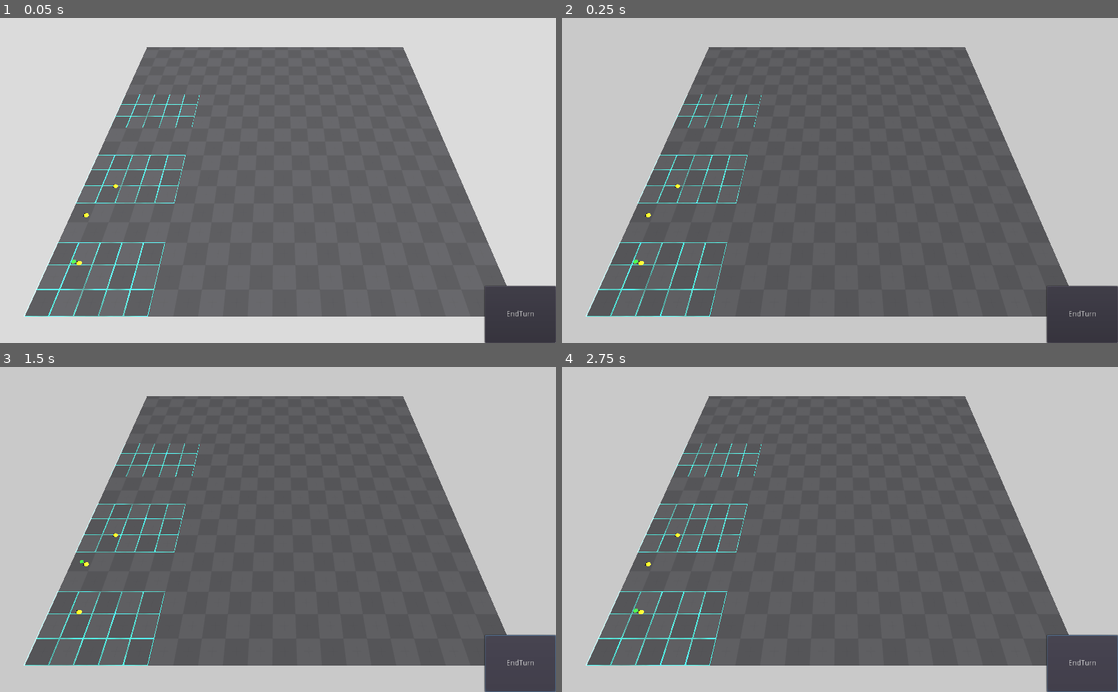
Above: before the commit, frames 1-4 (two rows, left to right).
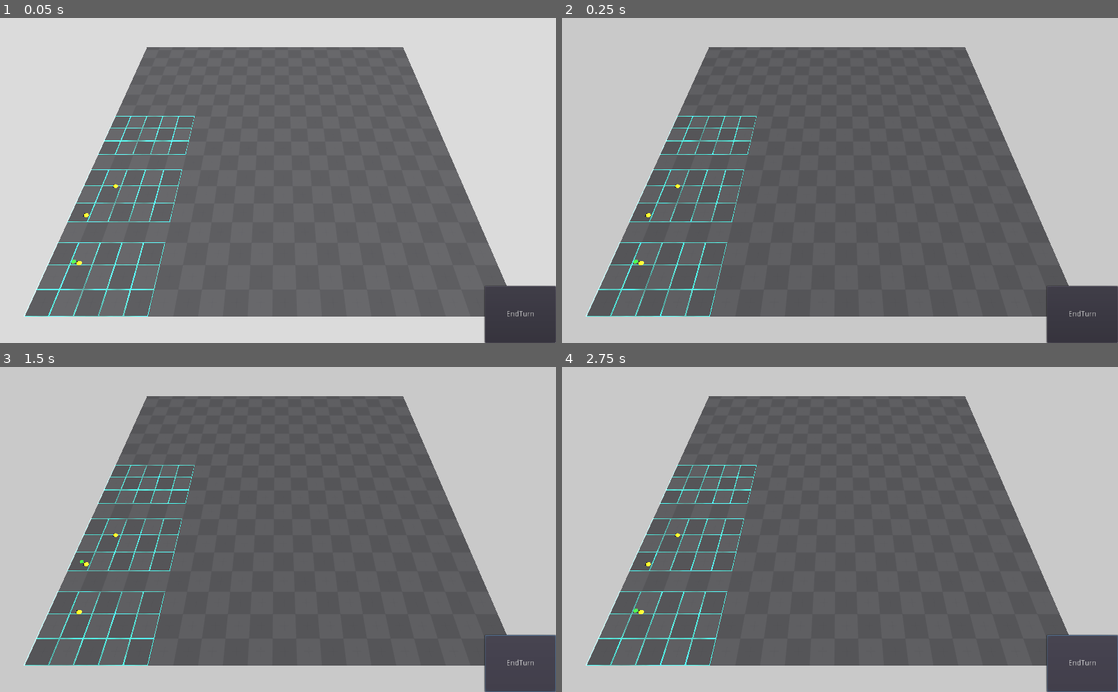
Above: after the commit, the same moments.

Repository: Rogotch/Desert
Game: Godot game, scene res://Resources/Scenes/3D/3dMap.tscn
The game is run twice, just before and just after one commit, with the same random seed, the same clock (stepped at 60 frames per second) and the same inputs. The project has no main scene, so this scene is started directly.
Inputs:
- Up to frame 1 (0.05 s): no input
- Up to frame 2 (0.25 s): no input
- Up to frame 3 (1.5 s): click "EndTurn" at 0.5 s; click "EndTurn" at 1.25 s
- Up to frame 4 (2.75 s): click "EndTurn" at 2 s

The runs differ from the first frame. In frame 1, 0.6% of the frame differs, in the area x 12-36%, y 23-63%; in frame 2, 0.6%; in frame 3, 0.6%; in frame 4, 0.6%.

Commit message:
Work on pathfinding and path check

Diff:
--- a/Resources/Entities/NodeObjects/GridPoint.gd
+++ /dev/null
@@ -1,17 +0,0 @@
-extends Node
-
-class_name GridPoint, "res://Resources/Images/GUI/SimpleIcons/White/1x/target.png"
-
-enum {EMPTY = 0, PLAYER = 1, OBSTACLE = 2}
-
-var inPath = false
-var step = 0
-var content = EMPTY
-
-func _ready():
-	add_to_group("GridPoints")
-	pass
-
-func ClearPoint():
-	step = 0
-	pass
--- a/Resources/Entities/NodeObjects/GridPoint.tscn
+++ b/Resources/Entities/NodeObjects/GridPoint.tscn
@@ -1,6 +1,6 @@
 [gd_scene load_steps=2 format=2]
 
-[ext_resource path="res://Resources/Entities/NodeObjects/GridPoint.gd" type="Script" id=1]
+[ext_resource path="res://Resources/Scripts/NodeScripts/GridPoint.gd" type="Script" id=1]
 
 [node name="GridPoint" type="Node"]
 script = ExtResource( 1 )
--- a/Resources/Scenes/3D/3dMap.tscn
+++ b/Resources/Scenes/3D/3dMap.tscn
@@ -74,6 +74,37 @@
 [node name="Arena" type="Spatial"]
 script = ExtResource( 7 )
 GridYValue = 0.5
+Zones = [ {
+"EndPos": Vector2( 3, 5 ),
+"StartPos": Vector2( 0, 0 ),
+"ZoneId": 0,
+"ZoneName": "Zone1",
+"interzone": false
+}, {
+"EndPos": Vector2( 4, 5 ),
+"StartPos": Vector2( 3, 0 ),
+"ZoneId": 1,
+"ZoneName": "Interzone1",
+"interzone": true
+}, {
+"EndPos": Vector2( 7, 5 ),
+"StartPos": Vector2( 4, 0 ),
+"ZoneId": 2,
+"ZoneName": "Zone3",
+"interzone": false
+}, {
+"EndPos": Vector2( 8, 5 ),
+"StartPos": Vector2( 7, 0 ),
+"ZoneId": 3,
+"ZoneName": "Interzone2",
+"interzone": true
+}, {
+"EndPos": Vector2( 11, 5 ),
+"StartPos": Vector2( 8, 0 ),
+"ZoneId": 4,
+"ZoneName": "Zone5",
+"interzone": false
+} ]
 GridsPath = NodePath("Environment/GridVisualizers")
 GridMapPath = NodePath("Environment/GridMap")
 CharactersNodePath = NodePath("CharactersNode")
@@ -148,7 +179,7 @@
 transform = Transform( 1, 0, 0, 0, 1, 0, 0, 0, 1, 20.4581, 0, 15.1177 )
 speed = 30.0
 MaxMovement = 10
-ZoneCross = 2
+ZoneCross = 1
 GridPath = NodePath("../../Environment/GridMap")
 MarkerPath = NodePath("../../Environment/Marker")
 DrawPath = NodePath("../../Environment/Draw")
@@ -158,7 +189,7 @@
 transform = Transform( 1, 0, 0, 0, 1, 0, 0, 0, 1, 58.9311, 0, 18.3106 )
 speed = 30.0
 MaxMovement = 5
-ZoneCross = 2
+ZoneCross = 1
 GridPath = NodePath("../../Environment/GridMap")
 MarkerPath = NodePath("../../Environment/Marker")
 DrawPath = NodePath("../../Environment/Draw")
@@ -168,7 +199,7 @@
 transform = Transform( 1, 0, 0, 0, 1, 0, 0, 0, 1, 42.89, -7.62939e-06, 9.39161 )
 speed = 30.0
 MaxMovement = 7
-ZoneCross = 2
+ZoneCross = 1
 GridPath = NodePath("../../Environment/GridMap")
 MarkerPath = NodePath("../../Environment/Marker")
 DrawPath = NodePath("../../Environment/Draw")
--- a/Resources/Scripts/3DScripts/ArenaScript.gd
+++ b/Resources/Scripts/3DScripts/ArenaScript.gd
@@ -68,6 +68,17 @@
 	for zone in Zones:
 		if zone.ZoneId == id:
 			return zone
+	pass
+
+#Даёт зону по позиции объекта в ней
+func GetZoneByPosition(objPos):
+	for zone in Zones:
+		if (zone.StartPos.x <= objPos.x &&
+			zone.StartPos.y <= objPos.y &&
+			zone.EndPos.x > objPos.x &&
+			zone.EndPos.y > objPos.y):
+				return zone
+	return null
 	pass
 
 #Устанавливает визуальное отображение сетки
@@ -93,6 +104,7 @@
 		newMesh.size = Vector3(CellsNum.x * 10, 0.01, CellsNum.y * 10)
 		newGrid.mesh = newMesh
 		count += 1
+	print("MaxPos - " + str(MaxPos))
 	GridSize = MaxPos
 	AutofilGridMap(MaxPos)
 	pass
@@ -112,22 +124,23 @@
 	for i in (EndPosition.x):
 		var line = []
 		for j in EndPosition.y:
-#			var point = Vector2(i,j)
-#			line.append(point)
-			line.append(GridPoint.new())
+			var NewPoint = GridPoint.new()
+			var pointZone = GetZoneByPosition(Vector2(i,j))
+			NewPoint.zoneID = pointZone.ZoneId
+			NewPoint.interZonePoint = pointZone.interzone
+			line.append(NewPoint)
 		Grid.append(line)
-#			print(str(Vector2(i,j)))
-#			gridMap.set_cell_item(i, 0, j, 0)
-#			pass
-	pass
-
+	pass
 
 #Волнами сканируем поле и ищем короткий путь
 func WaveFindPath(startPos, finPos):
+	Grid[startPos.x][startPos.y].step = 0
 	var newGrid = Grid.duplicate(true)
 	var ScanningNodes = [startPos]
 	for node in ScanningNodes:
 		if node == finPos:
+			print("Дошли до обратной постройки пути!")
+#			break
 			return SetTrace(finPos, newGrid)
 		else:
 			for dir in RoundDirections:
@@ -136,9 +149,24 @@
 	var startString = "Startpos - %s, Endpos - %s"
 	var actualstring = startString % [str(startPos), str(finPos)]
 	print(actualstring)
-	print(str(Grid))
+#	print(str(Grid))
+	PrintGrid(finPos)
 	print("Путь не был найден")
 	return []
+	pass
+
+func PrintGrid(finPos):
+	for i in Grid.size():
+		var Line = ""
+		for j in Grid[0].size():
+#			print()
+			if Vector2(i,j) == finPos:
+				Line += ("  <!>")
+			elif Grid[i][j].step == null:
+				Line += "     "
+			else:
+				Line += ("%5d" % Grid[i][j].step)
+		print(str(Line))
 	pass
 
 #Проверяем, доступна ли нам соседняя ячейка по направлению dir ячейка и если да, то увеличиваем её вес на 1
@@ -148,14 +176,13 @@
 #	Проверка, находится ли точка в рамках сетки
 	if InGridCheck(pos, direction):
 #		Проверка, что точка свободна для передвижения
-		if  gridArr[gridPos.x][gridPos.y].content == GridPoint.EMPTY:
+		if  gridArr[gridPos.x][gridPos.y].content == GridPoint.EMPTY && gridArr[gridPos.x][gridPos.y].step == null:
 #			print(str(gridArr[pos.x][pos.y]))
 			var step = 0
 #			Проверка, что предыдущая точка не занята игроком и определение её шага
-			if  gridArr[pos.x][pos.y].content != GridPoint.PLAYER:
+			if  gridArr[pos.x][pos.y].step != null:
 				step = gridArr[pos.x][pos.y].step
 #			Увеличение шага текущей точки на 1 по сравнению с прошлой
-			gridArr[gridPos.x][gridPos.y].inPath = true
 			gridArr[gridPos.x][gridPos.y].step = step + 1
 			return true
 	return false
@@ -177,14 +204,22 @@
 				newTrace.append(NextPoint)
 				break
 	print("Trace - " + str(newTrace))
+	ClearPoints()
+#	get_tree().call_group("GridPoints", "ClearPoint")
 	return newTrace
+	pass
+
+func ClearPoints():
+	for i in Grid.size():
+		for j in Grid[0].size():
+			Grid[i][j].ClearPoint()
 	pass
 
 #Проверяем, что следующая, по направлению dir, ячейка весит меньше текущей
 #Если да, возвращаем положение этой новой ячейки, иначе возвращаем старое значение
 func NextStep(pos, nGrid, dir):
 	if (InGridCheck(pos, dir) &&
-			nGrid[pos.x + dir.x][pos.y + dir.y].inPath &&
+			nGrid[pos.x + dir.x][pos.y + dir.y].step != null &&
 			nGrid[pos.x + dir.x][pos.y + dir.y].step < nGrid[pos.x][pos.y].step):
 		return     Vector2(pos.x + dir.x, pos.y + dir.y)
 	else:
@@ -194,10 +229,34 @@
 #Проверяем, что ячейка находится внутри сетки
 func InGridCheck(pos, direction):
 	var gridPos = (pos) + direction
+#	print("GridSize - "+ str(GridSize))
 	if gridPos.x < GridSize.x && gridPos.x >= 0:
 		if gridPos.y < GridSize.y && gridPos.y >= 0:
 			return true
 	return false
+	pass
+
+func CheckTrace(_Character, endPos):
+	var trace = WaveFindPath(_Character.ZonePosition, endPos)
+	trace.invert()
+	var newTrace = []
+	var Cost = {movement = 0, zonePoints = 0}
+	for tracePosition in trace:
+		if Grid[tracePosition.x][tracePosition.y].CheckMovement(_Character, Cost):
+			print("Один есть!")
+			newTrace.append(tracePosition)
+		else:
+			break
+	print("StartTrace - " + str(trace))
+	print("FinalTrace - " + str(newTrace))
+	print("Cost - " + str(Cost))
+
+	return Cost
+#	_Character.ZoneId
+#	_Character.movement
+#	_Character.zonePoints
+
+#	var cost = {movement = 0, zonePoints = 0}
 	pass
 
 #Переворачиваем массив и заполняем его мировыми координатами
--- a/Resources/Scripts/3DScripts/Character.gd
+++ b/Resources/Scripts/3DScripts/Character.gd
@@ -47,8 +47,10 @@
 func _ready():
 	add_to_group("Units")
 	movement = MaxMovement
+	yield(get_tree(), "idle_frame")
 	var V3Pos = Grid.world_to_map(transform.origin)
 	ZonePosition = Vector2(V3Pos.x, V3Pos.z)
+#	Arena.Grid[ZonePosition.x][ZonePosition.y].content = GridPoint.PLAYER
 	ZoneId = Arena.GetActualZoneId(ZonePosition)
 	print("ZoneId - " + str(ZoneId))
 #	print(str((Grid.world_to_map(transform.origin))))
@@ -84,8 +86,8 @@
 			if path_ind == path.size():
 				print("EndPath!")
 				Marker.visible = false
-		else:
-			move_and_slide(move_vec.normalized() * speed, Vector3.UP)
+#		else:
+#			move_and_slide(move_vec.normalized() * speed, Vector3.UP)
 	pass
 
 func move_to(target_pos):
--- a/Resources/Scripts/3DScripts/StaticBodyScript.gd
+++ b/Resources/Scripts/3DScripts/StaticBodyScript.gd
@@ -23,8 +23,8 @@
 	if event is InputEventMouseButton && event.pressed:
 		var startPosition = FightSystem.SelectedCharacter.ZonePosition
 		var selectedPosition = Vector2(Grid.world_to_map(click_position).x, Grid.world_to_map(click_position).z)
-		Arena.WaveFindPath(startPosition, selectedPosition)
-		print("Click!")
+		Arena.CheckTrace(FightSystem.SelectedCharacter, selectedPosition)
+#		print("Click!")
 #		Marker.transform.origin = Vector3(click_position.x, Marker.transform.origin.y, click_position.z)
 #		Marker.visible = true
 #
@@ -47,5 +47,5 @@
 #	pass
 
 
-func _on_StaticBody_input_event(camera, event, click_position, click_normal, shape_idx):
-	pass # Replace with function body.
+#func _on_StaticBody_input_event(camera, event, click_position, click_normal, shape_idx):
+#	pass # Replace with function body.
--- /dev/null
+++ b/Resources/Scripts/NodeScripts/GridPoint.gd
@@ -0,0 +1,41 @@
+extends Node
+
+class_name GridPoint, "res://Resources/Images/GUI/SimpleIcons/White/1x/target.png"
+
+enum {EMPTY = 0, PLAYER = 1, OBSTACLE = 2}
+
+var step = null
+var content = EMPTY
+var zoneID
+var interZonePoint = false
+
+func _ready():
+	add_to_group("GridPoints")
+	pass
+
+func ClearPoint():
+#	print("CLEAR")
+	step = null
+	pass
+
+#Проверка возможности прохождения через эту клетку персонажем
+func CheckMovement(_character, lastPointsCost):
+#	Если это межзонье, но у игрока есть и пункты движения и пункты перехода между зонами
+	if interZonePoint && _character.zonePoints > lastPointsCost.zonePoints && _character.movement > lastPointsCost.movement:
+#		То увеличь в стоимости пути количество необходимых пунктов межзония, не меняя при этом пункты движения
+		lastPointsCost.zonePoints += 1
+#		Верни истину, если у персонажа ещё есть очки передвижения и ложь в обратном случае
+		return (_character.movement > lastPointsCost.movement)
+	else:
+#		Если это межзонье, но у игрока нет очков перехода между зонами, то верни ложь
+		if interZonePoint && _character.zonePoints <= lastPointsCost.zonePoints:
+			return false
+		else:
+#			Если это межзонье, верни ложь
+			if interZonePoint:
+				return false
+			else:
+#				Иначе верни результат в зависимости от того, достаточно ли у игрока очков передвижения и увеличь стоимость передвижения на 1
+				lastPointsCost.movement += 1
+				return (_character.movement > lastPointsCost.movement)
+	pass
--- a/project.godot
+++ b/project.godot
@@ -17,7 +17,7 @@
 "base": "Node",
 "class": "GridPoint",
 "language": "GDScript",
-"path": "res://Resources/Entities/NodeObjects/GridPoint.gd"
+"path": "res://Resources/Scripts/NodeScripts/GridPoint.gd"
 } ]
 _global_script_class_icons={
 "Character": "",
